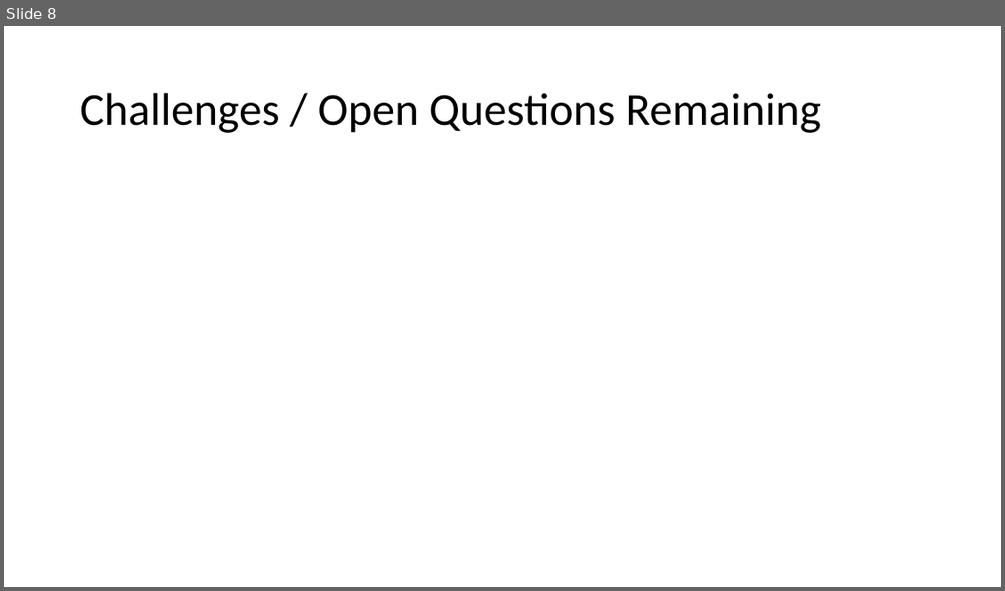
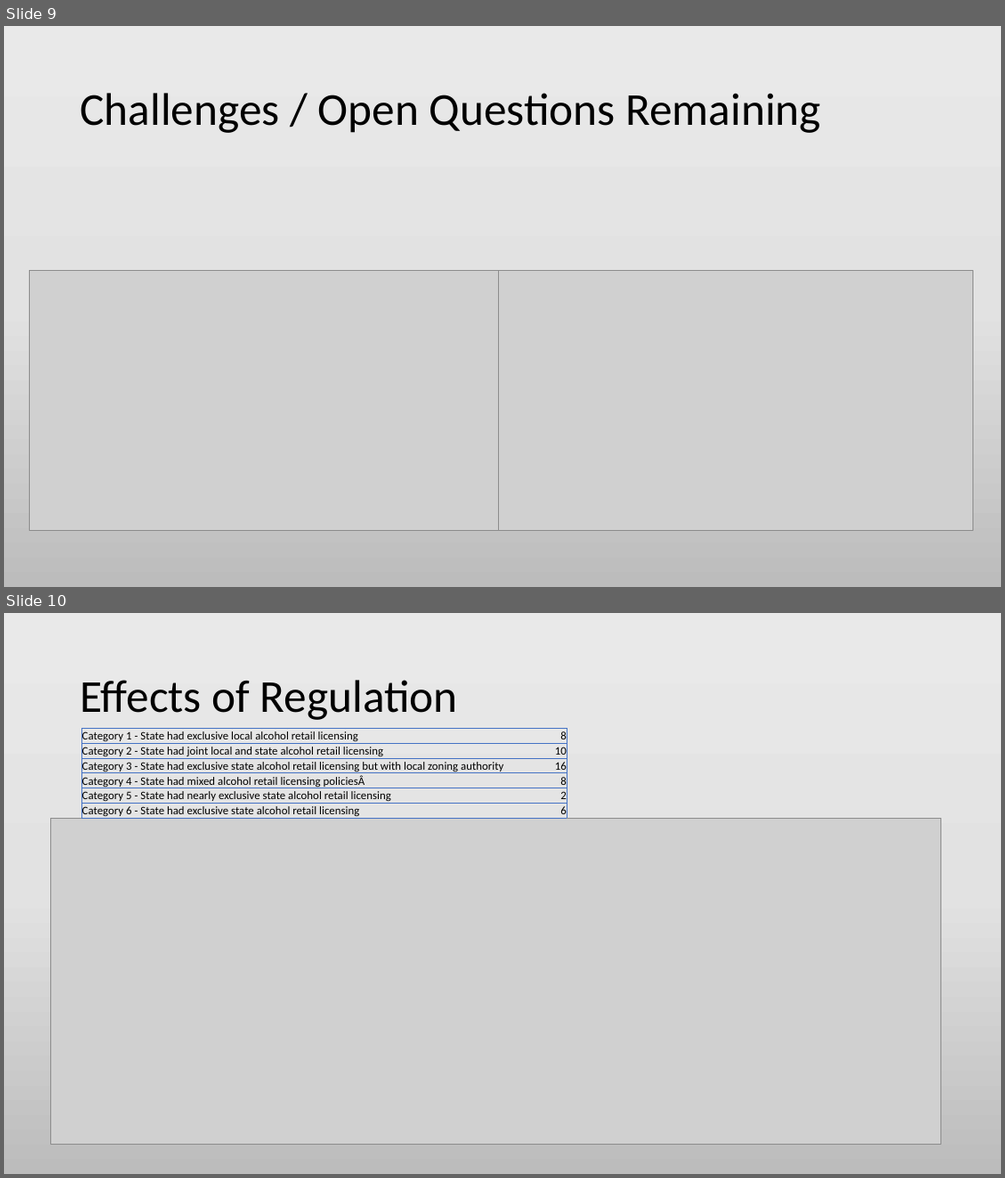
Before and after one commit to cmtaflin/Groupb2, a slide deck: Caused of Alcoholism.pptx. Shown one above the other, each under a label of ours: slide 8 before the commit, slides 9 and 10 after it. The pictures are 1005x591 and 1005x1178 pixels, drawn with LibreOffice and Linux fonts; fonts in the diff are those of the drawing; grey boxes stand for pictures. Boxes give left, top, right and bottom in pixels: in the first picture for what was removed or moved away, otherwise in the second. Text is boxed around its words. In the diff, an @@ line names an element or a change of style, - is before the commit and + after.

```diff
--- a/Caused of Alcoholism.pptx
+++ b/Caused of Alcoholism.pptx
@@ slide 10 added at [4, 613, 1001, 1174], background gradient #EBEAEA to #E4E3E3 to #BDBCBC @@
@@ title added at [80, 680, 458, 720], 44 pt, text #000000 @@
+Effects of Regulation
@@ table added at [81, 728, 567, 819], 6 rows, 2 columns @@
+Category 1 - State had exclusive local alcohol retail licensing | 8
+Category 2 - State had joint local and state alcohol retail licensing | 10
+Category 3 - State had exclusive state alcohol retail licensing but with local zoning authority | 16
+Category 4 - State had mixed alcohol retail licensing policiesÂ | 8
+Category 5 - State had nearly exclusive state alcohol retail licensing | 2
+Category 6 - State had exclusive state alcohol retail licensing | 6
@@ picture added at [51, 818, 941, 1144] @@
@@ what was slide 8 is now slide 9 @@
@@ slide 9 changed as well @@
@@ background #FFFFFF to gradient #EBEAEA to #E4E3E3 to #BDBCBC @@
@@ picture added at [30, 271, 503, 530] @@
@@ picture added at [498, 271, 972, 530] @@
```
Also in this commit, not shown: 9 other slides changed, 3 other slides added, 5 other files.
